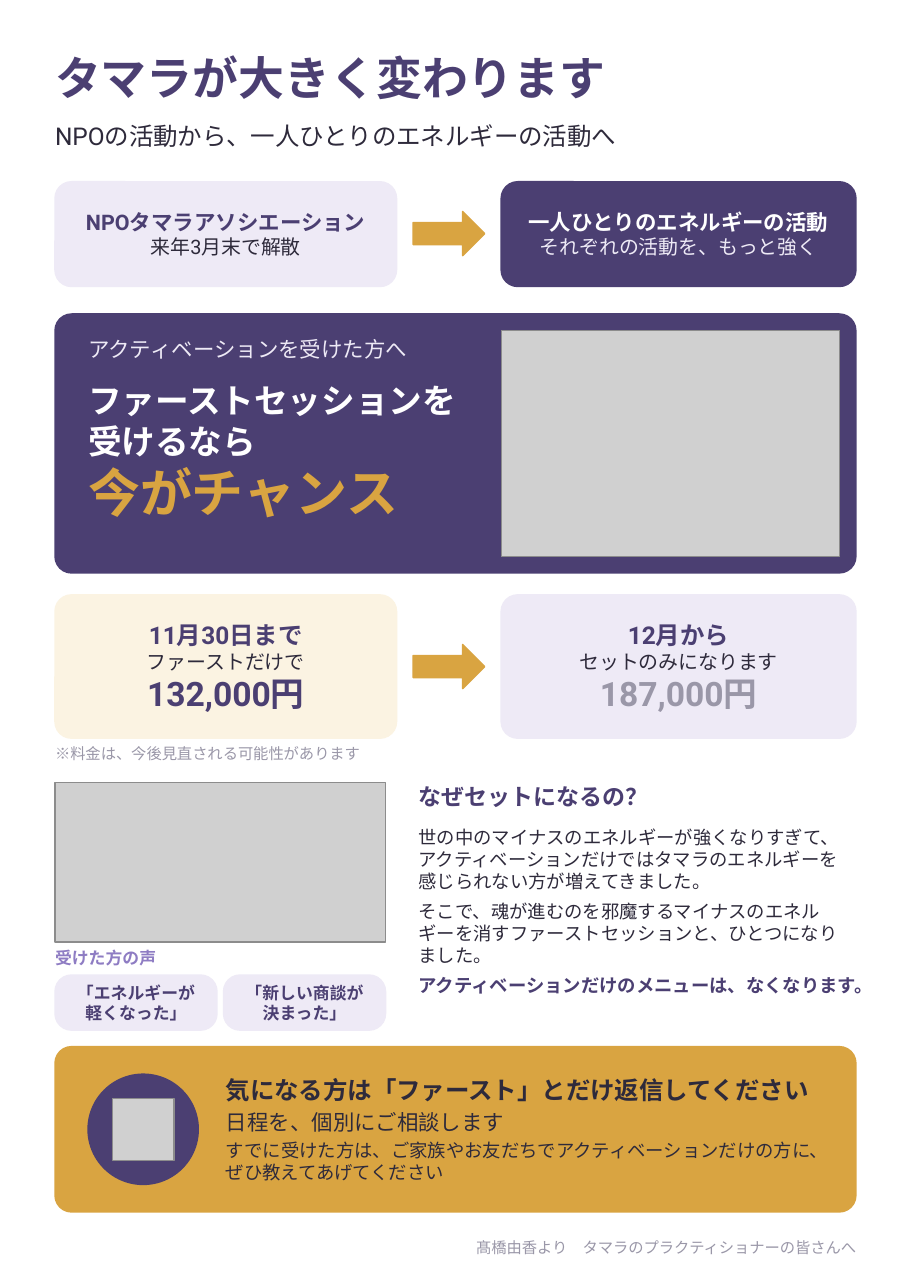
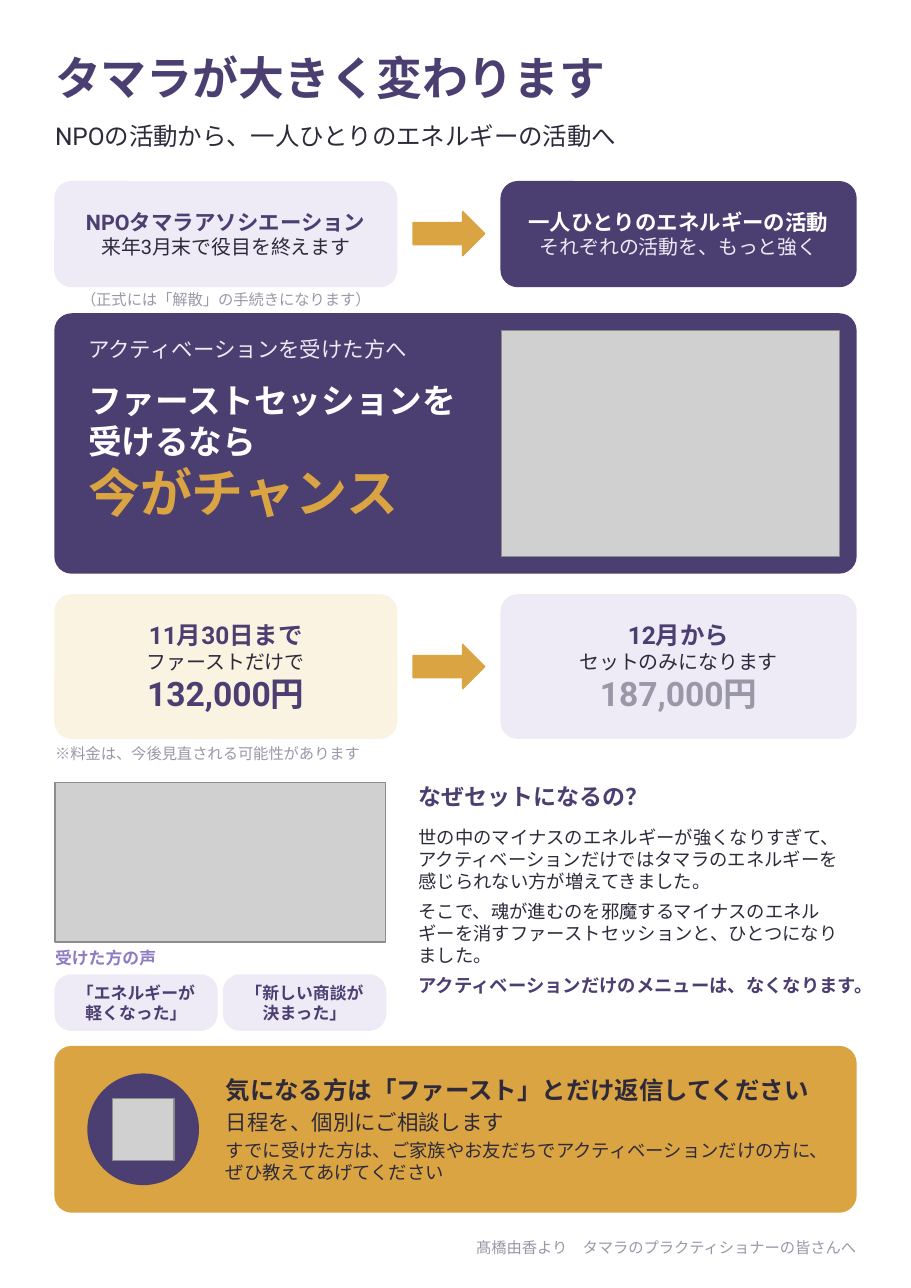
Before and after one commit to y-takahashi-cmd/MyBrain, a slide deck: slide 1 of 20_Projects/海音_心体の調律/タマラ/20261021_タマラが大きく変わります_プラクティショナー向け.pptx. Drawn at 911x1288 pixels with LibreOffice and Linux fonts; fonts in the diff are those of the drawing; grey boxes stand for pictures. Boxes give left, top, right and bottom in pixels: in the first picture for what was removed or moved away, otherwise in the second. Text is boxed around its words. In the diff, an @@ line names an element or a change of style, - is before the commit and + after.

```diff
--- a/20_Projects/海音_心体の調律/タマラ/20261021_タマラが大きく変わります_プラクティショナー向け.pptx
+++ b/20_Projects/海音_心体の調律/タマラ/20261021_タマラが大きく変わります_プラクティショナー向け.pptx
@@ text at box(101, 237, 350, 256): text changed @@
-来年3月末で解散
+来年3月末で役目を終えます
@@ text added at box(81, 292, 371, 306), 10 pt, text #9A97A8 @@
+（正式には「解散」の手続きになります）
```
Also in this commit, not shown: 1 other slide changed, 3 other files.
